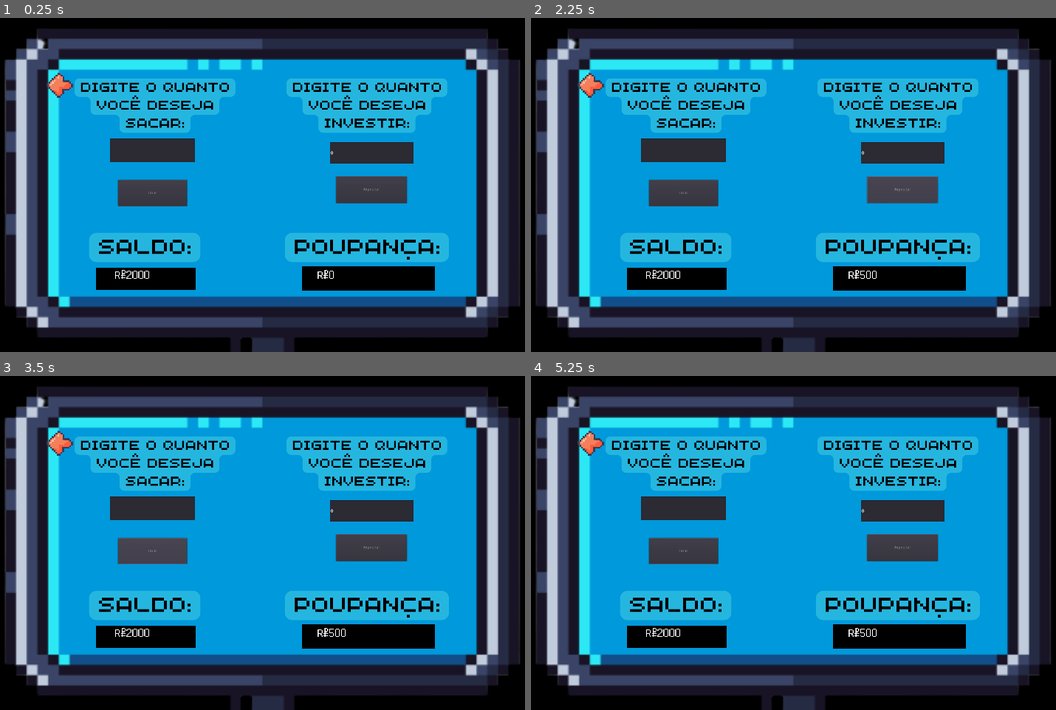
Above: before the commit, frames 1-4 (two rows, left to right).
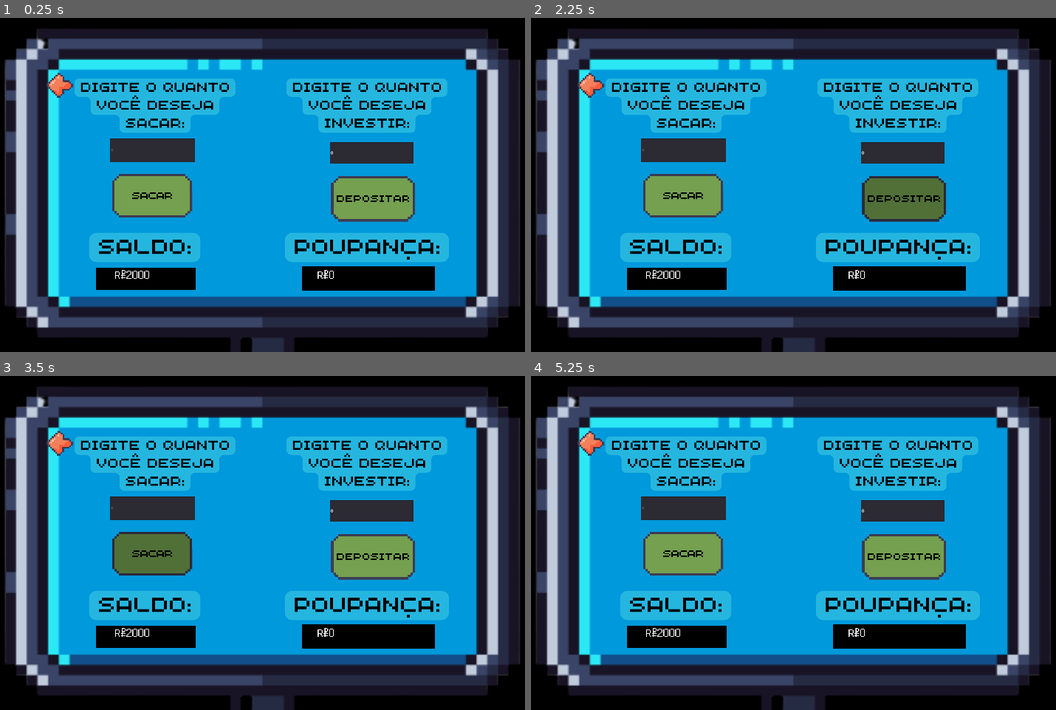
Above: after the commit, the same moments.

Repository: 2022M1T2-Inteli/Make-Me-Rich
Game: Godot game, scene res://Investir.tscn
Two runs of this game, one before a commit and one after it. Both use one fixed random seed, a clock stepped at 60 frames per second and the inputs below. This scene is started directly instead of the project's main scene.
Inputs (mouse positions are in pixels of both pictures, inside the frame that each line leads up to; where the layout moved, square brackets give the same spot in the first picture):
- Up to frame 1 (0.25 s): no input
- Up to frame 2 (2.25 s): click (588, 84) [615, 71] at 0.5 s; click (804, 161) at 1.25 s; click "depositar" at 2 s
- Up to frame 3 (3.5 s): click "sacar" at 2.75 s
- Up to frame 4 (5.25 s): tap Enter (interacao) at 3.5, 4.35, 5 s; move the mouse to (924, 519) at 3.52 s; hold Right (ui_right) 3.53-4.28 s; hold X (x) 3.53-4.28 s; tap Space at 4.25 s; move the mouse to (678, 553) at 4.27 s; hold Down (ui_down) 4.28-5.03 s; tap X (x) at 4.55 s; move the mouse to (851, 459) at 5.02 s; hold Right (ui_right) from 5.03 s (still down); hold A (tecla_a) from 5.03 s (still down)

The runs differ from the first frame. In frame 1, 4.0% of the frame differs, in the area x 21-80%, y 39-62%; in frame 2, 4.1%, in the area x 21-80%, y 39-79%; in frame 3, 4.0%; in frame 4, 4.0%.

Commit message:
botoes investir

Diff:
--- a/src/godot/Cena_computador.tscn
+++ b/src/godot/Cena_computador.tscn
@@ -156,8 +156,8 @@
 [node name="sair_pc" type="Button" parent="."]
 margin_left = 225.0
 margin_top = 147.0
-margin_right = 255.0
-margin_bottom = 173.0
+margin_right = 263.0
+margin_bottom = 169.0
 script = ExtResource( 10 )
 
 [node name="SetaVoltar" type="Sprite" parent="sair_pc"]
--- a/src/godot/Investir.gd
+++ b/src/godot/Investir.gd
@@ -1,7 +1,7 @@
 extends Node2D
 var C = Global.dinheiro
 var i = 0.25
-var J = C*i*Global.dia
+var J = C*i*(Global.dia - 1)
 
 #mostra o dinheiro na tela
 func _ready():
@@ -23,3 +23,27 @@
 #volta pra tela inicial
 func _on_voltar_pressed():
 	get_tree().change_scene("res://Cena_computador.tscn")
+
+
+func _on_ganharDinheiro_mouse_entered():
+	$computador/Depositar.modulate.r = 0.7
+	$computador/Depositar.modulate.g = 0.7
+	$computador/Depositar.modulate.b = 0.7
+
+
+func _on_ganharDinheiro_mouse_exited():
+	$computador/Depositar.modulate.r = 1
+	$computador/Depositar.modulate.g = 1
+	$computador/Depositar.modulate.b = 1
+
+
+func _on_perderDinheiro_mouse_entered():
+	$computador/Sacar.modulate.r = 0.7
+	$computador/Sacar.modulate.g = 0.7
+	$computador/Sacar.modulate.b = 0.7
+
+
+func _on_perderDinheiro_mouse_exited():
+	$computador/Sacar.modulate.r = 1
+	$computador/Sacar.modulate.g = 1
+	$computador/Sacar.modulate.b = 1
--- a/src/godot/Investir.tscn
+++ b/src/godot/Investir.tscn
@@ -6,6 +6,8 @@
 [ext_resource path="res://Investir.gd" type="Script" id=4]
 [ext_resource path="res://Captura de tela 2022-02-22 144254.png" type="Texture" id=5]
 [ext_resource path="res://assets/comida (7).png" type="Texture" id=6]
+[ext_resource path="res://assets/depositar.png" type="Texture" id=7]
+[ext_resource path="res://assets/sacar.png" type="Texture" id=8]
 
 [sub_resource type="DynamicFont" id=1]
 size = 41
@@ -27,10 +29,10 @@
 texture = ExtResource( 2 )
 
 [node name="voltar" type="Button" parent="."]
-margin_left = 179.0
-margin_top = 94.0
-margin_right = 218.0
-margin_bottom = 129.0
+margin_left = 136.0
+margin_top = 114.0
+margin_right = 185.0
+margin_bottom = 160.0
 __meta__ = {
 "_edit_use_anchors_": false
 }
@@ -41,10 +43,10 @@
 texture = ExtResource( 1 )
 
 [node name="ganharDinheiro" type="Button" parent="computador"]
-margin_left = 257.314
-margin_top = -64.7925
-margin_right = 504.314
-margin_bottom = 32.2075
+margin_left = 253.0
+margin_top = -52.0
+margin_right = 519.0
+margin_bottom = 88.0
 text = "depositar"
 __meta__ = {
 "_edit_use_anchors_": false
@@ -61,6 +63,9 @@
 margin_right = -293.619
 margin_bottom = 328.98
 custom_fonts/font = SubResource( 1 )
+__meta__ = {
+"_edit_use_anchors_": false
+}
 
 [node name="extrairDinheiro" type="LineEdit" parent="computador"]
 margin_left = 235.201
@@ -69,6 +74,9 @@
 margin_bottom = -111.107
 custom_fonts/font = SubResource( 2 )
 text = "0"
+__meta__ = {
+"_edit_use_anchors_": false
+}
 
 [node name="CapturaDeTela2022-02-22144255" type="Sprite" parent="computador"]
 position = Vector2( 369.889, 305.151 )
@@ -83,12 +91,15 @@
 rect_scale = Vector2( 1.00163, 1 )
 custom_fonts/font = SubResource( 3 )
 text = "conta"
+__meta__ = {
+"_edit_use_anchors_": false
+}
 
 [node name="perderDinheiro" type="Button" parent="computador"]
-margin_left = -502.567
-margin_top = -52.2521
-margin_right = -261.567
-margin_bottom = 42.7479
+margin_left = -507.0
+margin_top = -61.0
+margin_right = -262.0
+margin_bottom = 73.0
 text = "sacar"
 __meta__ = {
 "_edit_use_anchors_": false
@@ -99,6 +110,20 @@
 margin_top = -200.648
 margin_right = -233.711
 margin_bottom = -115.648
+text = "0"
+__meta__ = {
+"_edit_use_anchors_": false
+}
+
+[node name="Sacar" type="Sprite" parent="computador"]
+position = Vector2( -383.961, 6.27026 )
+scale = Vector2( 0.190334, 0.190334 )
+texture = ExtResource( 8 )
+
+[node name="Depositar" type="Sprite" parent="computador"]
+position = Vector2( 385.972, 16.7206 )
+scale = Vector2( 0.199241, 0.199241 )
+texture = ExtResource( 7 )
 
 [node name="setaVoltar" type="Sprite" parent="."]
 position = Vector2( 164, 135 )
@@ -106,5 +131,9 @@
 texture = ExtResource( 6 )
 
 [connection signal="pressed" from="voltar" to="." method="_on_voltar_pressed"]
+[connection signal="mouse_entered" from="computador/ganharDinheiro" to="." method="_on_ganharDinheiro_mouse_entered"]
+[connection signal="mouse_exited" from="computador/ganharDinheiro" to="." method="_on_ganharDinheiro_mouse_exited"]
 [connection signal="pressed" from="computador/ganharDinheiro" to="." method="_on_ganharDinheiro_pressed"]
+[connection signal="mouse_entered" from="computador/perderDinheiro" to="." method="_on_perderDinheiro_mouse_entered"]
+[connection signal="mouse_exited" from="computador/perderDinheiro" to="." method="_on_perderDinheiro_mouse_exited"]
 [connection signal="pressed" from="computador/perderDinheiro" to="." method="_on_perderDinheiro_pressed"]
Not shown: 1 places in src/godot/Investir.tscn that only renumber resources
Binary file added: src/godot/assets/depositar.png
Not shown, added: src/godot/assets/depositar.png.import
Binary file added: src/godot/assets/sacar.png
Not shown, added: src/godot/assets/sacar.png.import
